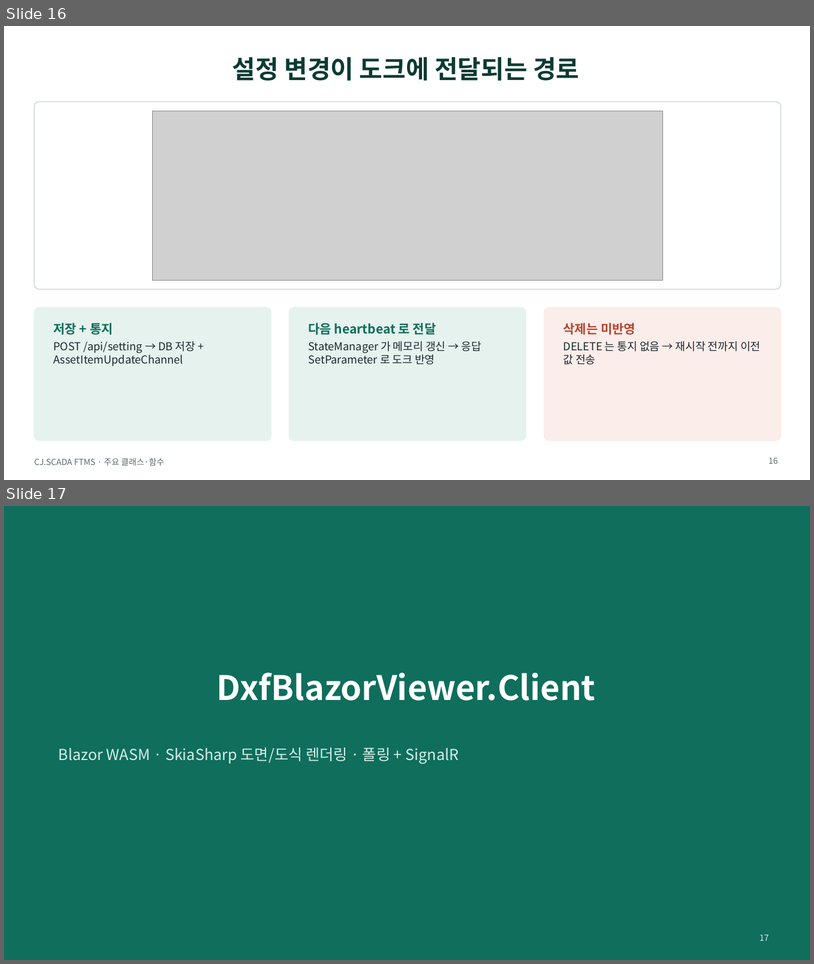
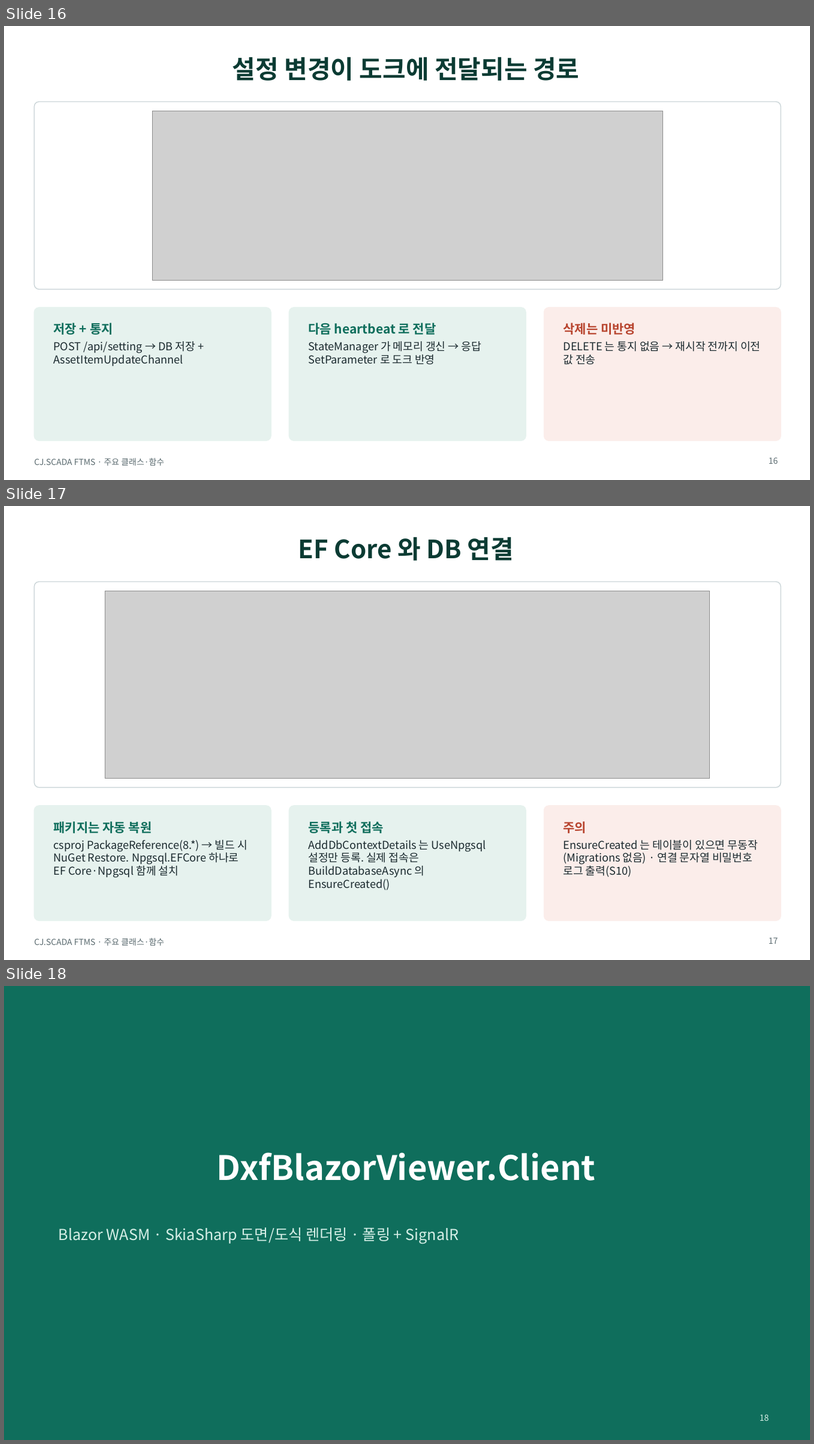
Before and after one commit to JMK8864/-, a slide deck: docs/04_주요클래스-함수-발표.pptx. Shown one above the other, each under a label of ours: slides 16 and 17 before the commit, slides 16, 17 and 18 after it. The pictures are 814x964 and 814x1444 pixels, drawn with LibreOffice and Linux fonts; fonts in the diff are those of the drawing; grey boxes stand for pictures. Boxes give left, top, right and bottom in pixels: in the first picture for what was removed or moved away, otherwise in the second. Text is boxed around its words. In the diff, an @@ line names an element or a change of style, - is before the commit and + after.

```diff
--- a/docs/04_주요클래스-함수-발표.pptx
+++ b/docs/04_주요클래스-함수-발표.pptx
@@ slide 17 added at <box>4,506,810,960</box>, background #FFFFFF; not listed: 1 template element that a slide beside it also shows @@
@@ title added at <box>299,537,514,561</box>, 30 pt, text #0B3B33, bold @@
+EF Core 와 DB 연결
@@ rounded rectangle added at <box>34,582,782,787</box>, fill #FFFFFF, outline #CBD5D8 1 pt @@
@@ picture added at <box>105,591,711,778</box> @@
@@ rounded rectangle added at <box>34,805,272,921</box>, fill #E6F2EE, outline #E6F2EE 1 pt @@
@@ rounded rectangle added at <box>290,805,527,921</box>, fill #E6F2EE, outline #E6F2EE 1 pt @@
@@ rounded rectangle added at <box>544,805,782,921</box>, fill #FBEDEA, outline #FBEDEA 1 pt @@
@@ text added at <box>54,821,248,877</box>, 13 pt, text #1B2A2F @@
+패키지는 자동 복원
+csproj PackageReference(8.*) → 빌드 시 NuGet Restore. Npgsql.EFCore 하나로 EF Core·Npgsql 함께 설치
@@ text added at <box>309,821,486,890</box>, 13 pt, text #1B2A2F @@
+등록과 첫 접속
+AddDbContextDetails 는 UseNpgsql 설정만 등록. 실제 접속은 BuildDatabaseAsync 의 EnsureCreated()
@@ text added at <box>564,821,758,877</box>, 13 pt, text #1B2A2F @@
+주의
+EnsureCreated 는 테이블이 있으면 무동작(Migrations 없음) · 연결 문자열 비밀번호 로그 출력(S10)
@@ page number added at <box>769,937,779,943</box>, 10 pt, text #5B6B70 @@
+17
@@ what was slide 17 is now slide 18 @@
@@ page number at <box>760,1414,770,1420</box>: text changed @@
-17
+18
```
Also in this commit, not shown: 5 other files.
